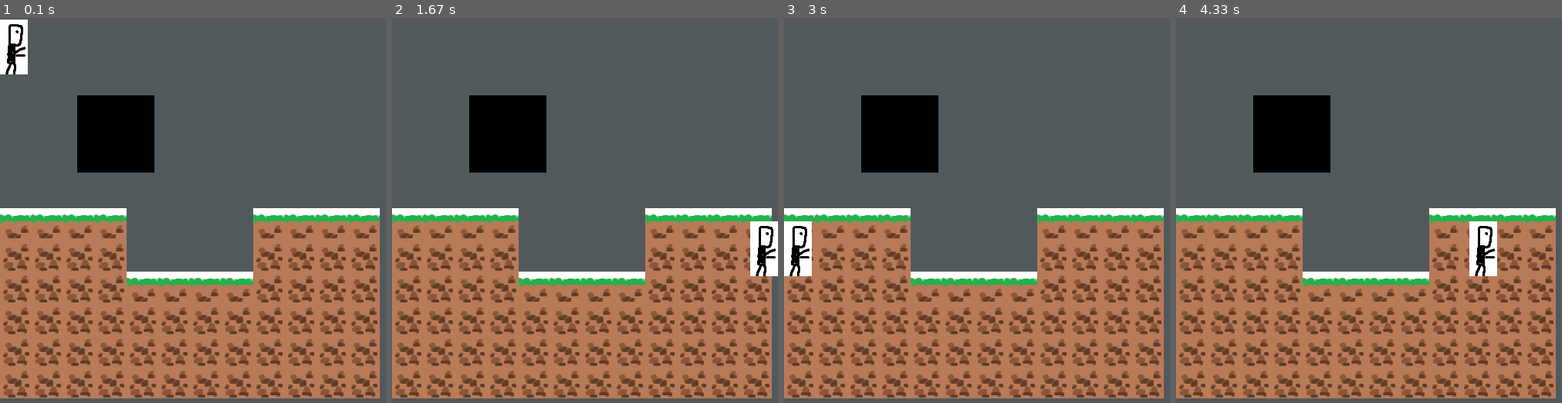
Above: before the commit, frames 1-4 (left to right).
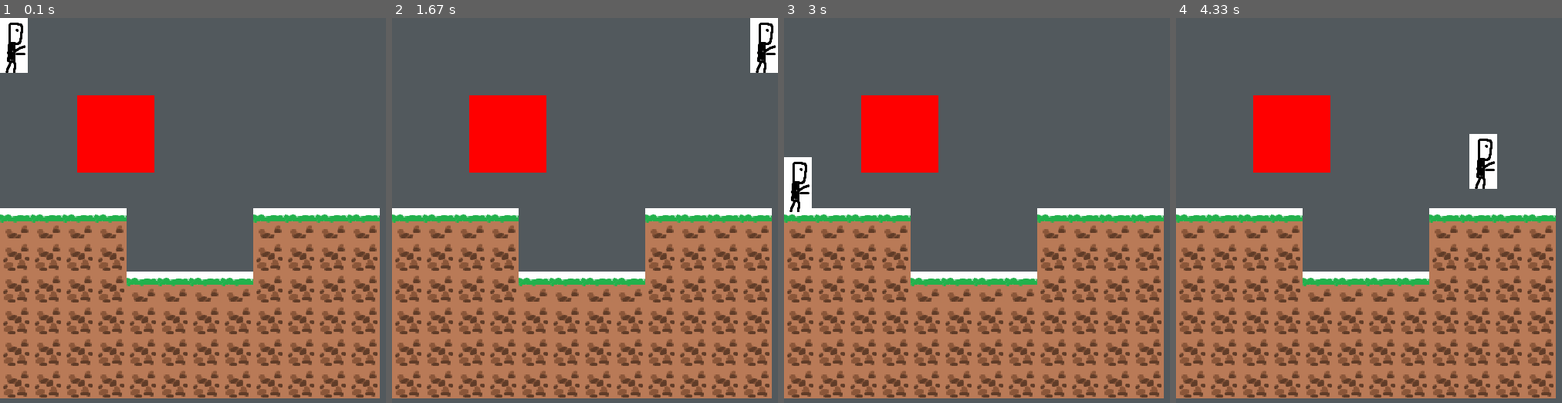
Above: after the commit, the same moments.

Repository: goglgo/pygame_jumBBGGing
Game: pygame game, started from main.py
Two runs of this game, one before a commit and one after it. Both use one fixed random seed, a clock stepped at 60 frames per second and the inputs below.
Inputs:
- Up to frame 1 (0.1 s): no input
- Up to frame 2 (1.67 s): hold Right 0.33-0.8 s; hold Up 0.83-1.13 s; hold Right 1.17-1.63 s
- Up to frame 3 (3 s): hold Left 1.67-2.2 s; hold Down 2.23-2.53 s; hold Left 2.57-2.97 s
- Up to frame 4 (4.33 s): hold Up 3-3.37 s; hold Right 3.4-4.03 s; hold Down from 4.07 s (still down)

The runs differ from the first frame. In frame 1, 4.2% of the frame differs, in the area x 0-40%, y 0-41%; in frame 2, 6.1%; in frame 3, 6.0%; in frame 4, 6.1%, in the area x 20-84%, y 20-68%.

Commit message:
changed move func

Diff:
--- /dev/null
+++ b/collision_example.py
@@ -0,0 +1,117 @@
+import pygame, sys
+# setup pygame/window #
+mainClock = pygame.time.Clock()
+from pygame.locals import *
+pygame.init()
+pygame.display.set_caption('Physics Explanation')
+screen = pygame.display.set_mode((500,500),0,32)
+
+# player = pygame.Rect(100,100,40,80)
+
+
+
+class Tile(pygame.sprite.Sprite):
+    def __init__(self, x, y):
+        super(Tile, self).__init__()
+        self.surf = pygame.Surface((50, 50))
+        self.rect = self.surf.get_rect()
+        self.surf.fill((255,0,0))
+        self.image = self.surf
+        self.rect.move_ip(x, y)
+
+# tiles = [pygame.Rect(200,350,50,50),pygame.Rect(260,320,50,50)]
+tiles_group = pygame.sprite.Group()
+
+tiles_group.add(Tile(200, 350))
+tiles_group.add(Tile(260, 320))
+
+class Player(pygame.sprite.Sprite):
+    def __init__(self):
+        super(Player, self).__init__()
+        self.surf = pygame.Surface((100, 100))
+        self.rect = self.surf.fill((255, 255, 255))
+
+        self.x_velocity = 0
+        self.y_velocity = 0
+
+        self.right = False
+        self.left = False
+        self.up = False
+        self.down = False
+
+    def check_input_key(self)->None:
+        for event in pygame.event.get():
+            if event.type == QUIT:
+                pygame.quit()
+                sys.exit()
+
+            if event.type == KEYDOWN:
+                if event.key == K_RIGHT:
+                    self.right = True
+                if event.key == K_LEFT:
+                    self.left = True
+                if event.key == K_DOWN:
+                    self.down = True
+                if event.key == K_UP:
+                    self.up = True
+
+            if event.type == KEYUP:
+                if event.key == K_RIGHT:
+                    self.right = False
+                if event.key == K_LEFT:
+                    self.left = False
+                if event.key == K_DOWN:
+                    self.down = False
+                if event.key == K_UP:
+                    self.up = False
+
+    def move(self):
+        self.check_input_key()
+        self.x_velocity = 0
+        self.y_velocity = 0
+
+        if self.right == True:
+            self.x_velocity += 5
+        if self.left == True:
+            self.x_velocity -= 5
+        if self.up == True:
+            self.y_velocity -= 5
+        if self.down == True:
+            self.y_velocity += 5
+
+        self.rect.y += self.y_velocity
+        # collision recheck after x move completed.(tile.rect.right or left)
+        collisions = pygame.sprite.spritecollide(self, tiles_group, False)
+        for tile in collisions:
+            if self.y_velocity > 0:
+                self.rect.bottom = tile.rect.top
+                self.y_velocity = 0
+            if self.y_velocity < 0:
+                self.rect.top = tile.rect.bottom
+                self.y_velocity = 0
+
+        # collision check after x moved
+        self.rect.x += self.x_velocity # right move
+        collisions = pygame.sprite.spritecollide(self, tiles_group, False)
+        for tile in collisions:
+            if self.x_velocity > 0:
+                self.rect.right = tile.rect.left
+                self.x_velocity = 0
+            if self.x_velocity < 0:
+                self.rect.left = tile.rect.right
+                self.x_velocity = 0
+
+
+
+player = Player()
+
+# loop #
+while True:
+
+    screen.fill((0,0,0))
+    player.move()
+    tiles_group.draw(screen)
+    screen.blit(player.surf, player.rect)
+
+    pygame.display.update()
+    mainClock.tick(60)
--- a/main.py
+++ b/main.py
@@ -86,20 +86,8 @@
     # display를 screen (0,0) 좌표에 뿌립니다.
     display = pygame.transform.scale(display, (SCREEN_WIDTH, SCREEN_HEIGHT))
 
-    Player.update()
+    Player.move()
 
-    # collide check
-    if pygame.sprite.spritecollideany(Player, collide_sprites):
-        test_sprite.red_update()
-
-    else:
-        test_sprite.black_update()
-
-    collisoned_game_tile = pygame.sprite.spritecollideany(Player, Map.collision_group)
-    if collisoned_game_tile:
-        Player.check_collison(collisoned_game_tile)
-
-    # Flip the display
     pygame.display.flip()
     clock.tick(60)
 
--- a/modules/player.py
+++ b/modules/player.py
@@ -22,16 +22,29 @@
         self.screen_width = int(os.environ.get('SCREEN_WIDTH', 500))
         self.screen_height = int(os.environ.get('SCREEN_HEIGHT', 500))
 
-        self.player_y_momentum = 0.2
+        # self.player_y_momentum = 0.2
+        self.right = False
+        self.left = False
+        self.up = False
+        self.down = False
 
-    def update(self):
+    def move(self):
         pressed_keys = pygame.key.get_pressed()
 
+        x_velocity = 0
+        y_velocity = 0
+
         if pressed_keys[K_LEFT]:
-            self.rect.move_ip(-10,0)
+            x_velocity -= 10
 
         if pressed_keys[K_RIGHT]:
-            self.rect.move_ip(10,0)
+            x_velocity += 10
+
+        if pressed_keys[K_UP]:
+            y_velocity -= 10
+
+        if pressed_keys[K_DOWN]:
+            y_velocity += 10
 
         if self.rect.left < 0:
             self.rect.left = 0
@@ -41,12 +54,14 @@
 
         if self.rect.y > self.screen_height - self.picture.get_height():
             # self.player_y_momentum = -self.player_y_momentum
-            self.player_y_momentum = 0
+            self.rect.top = self.screen_height - self.picture.get_height()
+            # self.player_y_momentum = 0
+        if self.rect.y < 0:
+            self.rect.top = 0
 
-        else:
-            self.player_y_momentum += 0.2
+        self.rect.x += x_velocity
+        self.rect.y += y_velocity
 
-        self.rect.move_ip(0, self.player_y_momentum)
 
     def check_collison(self, collisoned_tile_rect:Tile):
         if self.rect.bottom >= collisoned_tile_rect.rect.top :
